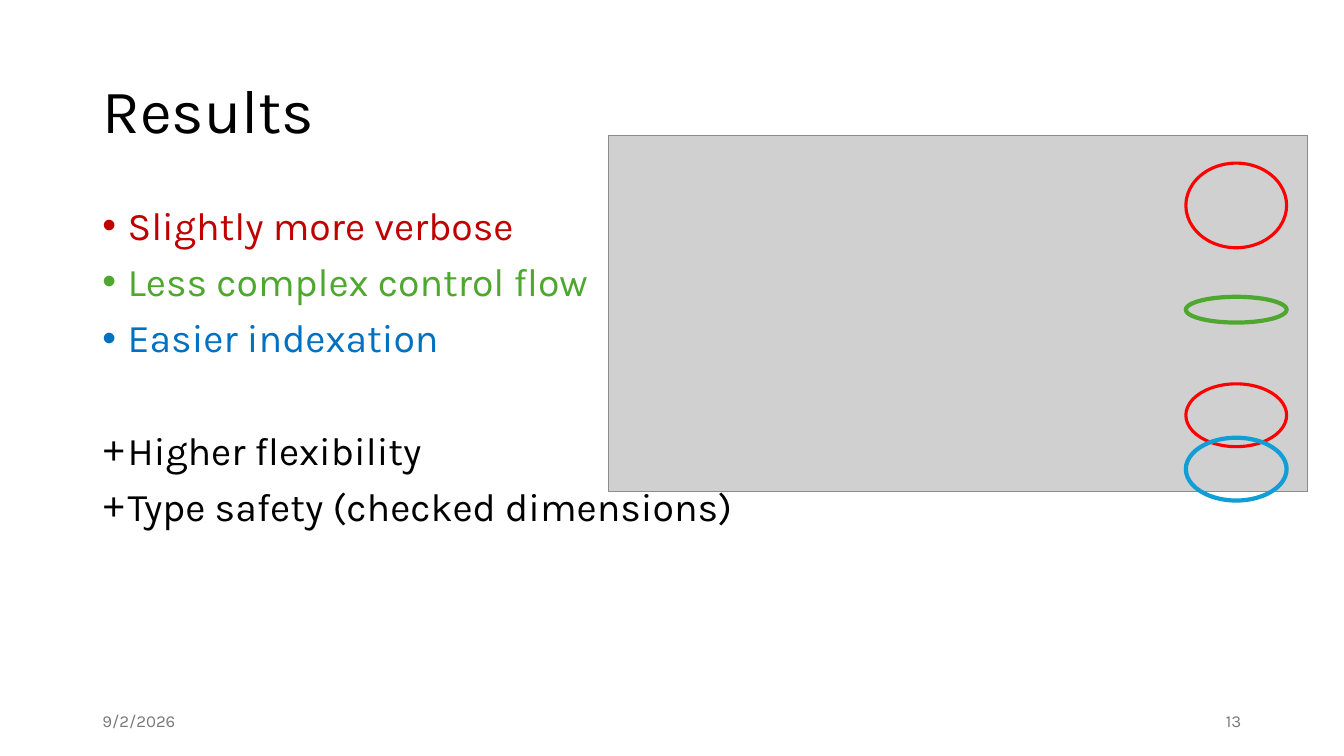
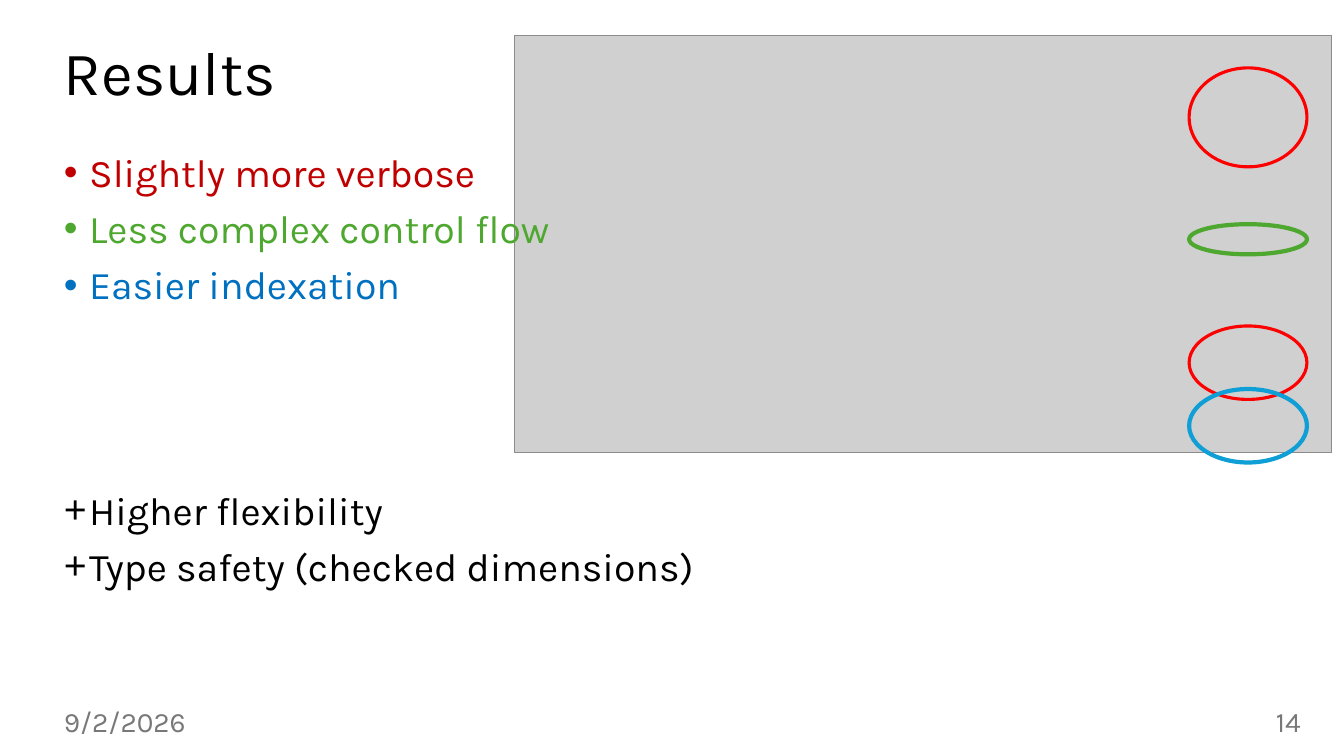
Before and after one commit to jiriklepl/phd-thesis, a slide deck: slide 14 of slides/Optimizing Memory Layouts and Traversal Orders in High-Performance Computing.pptx (slide 13 before the commit). Drawn at 1344x756 pixels with LibreOffice and Linux fonts; fonts in the diff are those of the drawing; grey boxes stand for pictures. Boxes give left, top, right and bottom in pixels: in the first picture for what was removed or moved away, otherwise in the second. Text is boxed around its words. In the diff, an @@ line names an element or a change of style, - is before the commit and + after.

```diff
--- a/slides/Optimizing Memory Layouts and Traversal Orders in High-Performance Computing.pptx
+++ b/slides/Optimizing Memory Layouts and Traversal Orders in High-Performance Computing.pptx
@@ title "Results": place and size @@
-title "Results" at <box>102,91,314,134</box>
+title "Results" at <box>64,53,276,96</box>
@@ picture: place and size @@
-picture at <box>609,136,1308,492</box>
+picture at <box>514,35,1332,452</box>
@@ ellipse: place and size @@
-ellipse at <box>1186,163,1287,248</box>
+ellipse at <box>1190,68,1308,166</box>
@@ text "Slightly more verbose" rewrapped from <box>128,213,732,531</box> to <box>89,160,694,591</box> @@
@@ ellipse: place and size @@
-ellipse at <box>1186,296,1287,323</box>
+ellipse at <box>1190,224,1308,254</box>
@@ ellipse: place and size @@
-ellipse at <box>1186,384,1287,447</box>
+ellipse at <box>1190,326,1308,399</box>
@@ ellipse: place and size @@
-ellipse at <box>1186,438,1287,500</box>
+ellipse at <box>1190,389,1308,463</box>
@@ text "9/2/2026": place and size @@
-text "9/2/2026" at <box>102,715,175,728</box>
+text "9/2/2026" at <box>64,711,186,734</box>
@@ text "9/2/2026" at <box>64,711,186,734</box>: size 12 to 20 pt @@
@@ page number at <box>1276,714,1301,732</box>: text changed; size 12 to 20 pt @@
-13
+14
```
Also in this commit, not shown: 37 other slides changed, 1 slide added.
